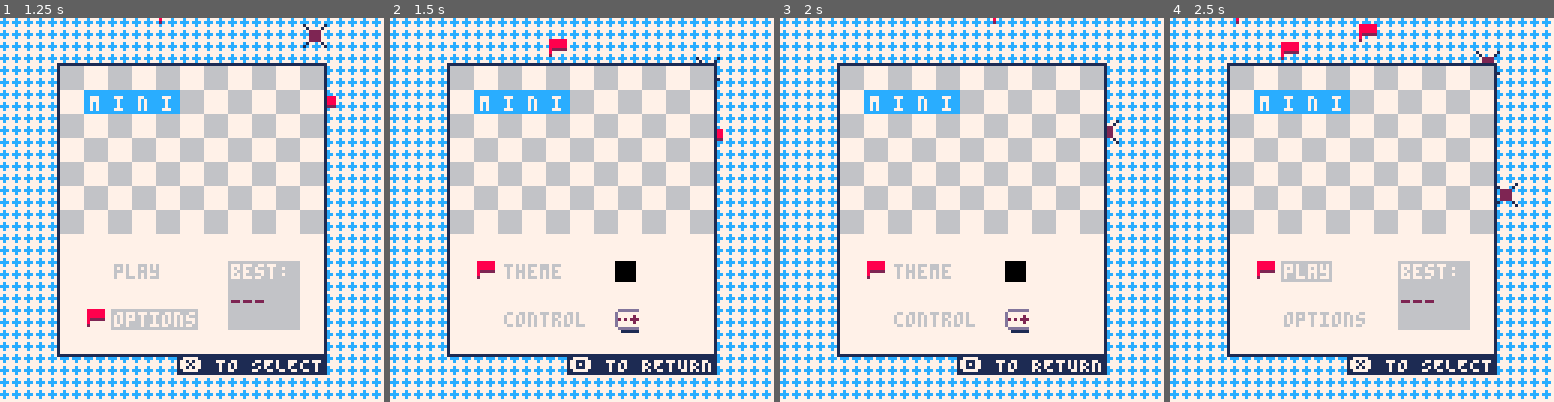
Above: before the commit, frames 1-4 (left to right).
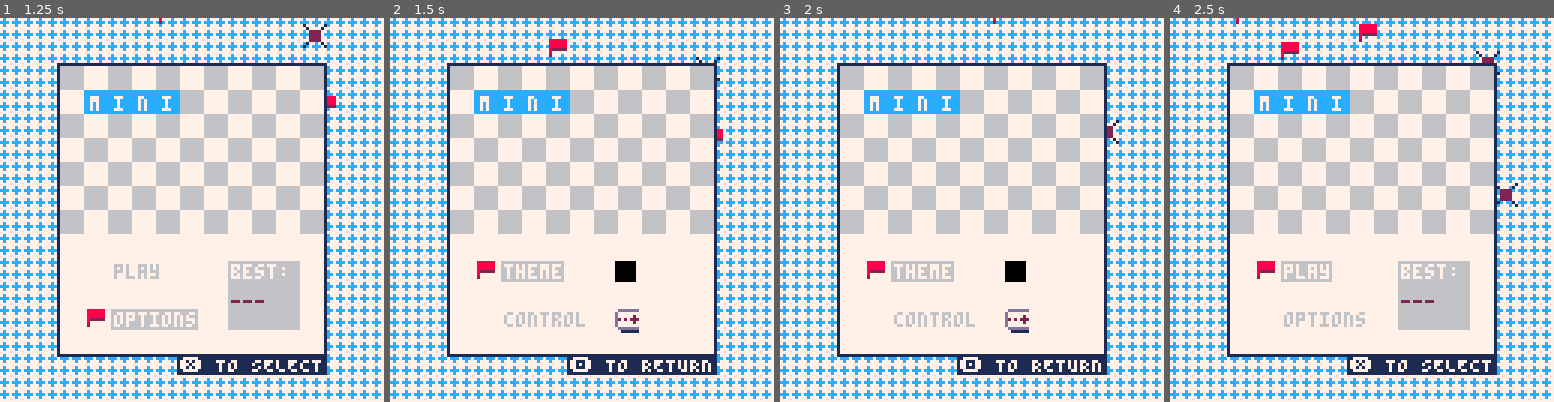
Above: after the commit, the same moments.

Repository: wsasaki01/mini-mines
Game: PICO-8 cartridge mini-mines.p8
The game is run twice, just before and just after one commit, with the same random seed, the same clock (stepped at 60 frames per second) and the same inputs.
Inputs (mouse positions are in pixels of both pictures, inside the frame that each line leads up to):
- Up to frame 1 (1.25 s): tap O (Z key) at 0.33, 1.07 s; click (241, 121) at 0.67 s; tap Down at 0.7 s; click (307, 267) at 1.22 s
- Up to frame 2 (1.5 s): tap X (X key) at 1.43 s
- Up to frame 3 (2 s): click (849, 114) at 1.77 s; hold Up from 1.97 s (still down)
- Up to frame 4 (2.5 s): keep holding Up; tap X (X key) at 2.07 s; tap O (Z key) at 2.22 s; click (1300, 259) at 2.32 s

Frame 1 is identical in both runs. In frame 2, 0.9% of the frame differs, in the area x 28-46%, y 63-69%; in frame 3, 0.9%; in frame 4, nothing differs.

Commit message:
Add selector shadow to options

Diff:
--- a/main.lua
+++ b/main.lua
@@ -42,7 +42,14 @@
     pb = false
 
     -- current colour theme
-    theme = 12
+    theme_select = 1
+
+    -- list of themes
+    -- {main, accent}
+    themes = {
+        -- blue (white)
+        {12, 7},
+    }
 end
 
 function initialise()
@@ -343,12 +350,15 @@
                 menu_y -= 16
             end
 
-            -- if selected option
+            -- x to select option
             if btnp(5) then
-
+                if menu_y == 80 then
+                end
+            -- o to return to menu
             elseif btnp(4) then
                 option = false
                 menu = true
+                -- place cursor on "options"
                 menu_y = 96
             end
 
@@ -502,10 +512,24 @@
         -- draw main frame and background
         draw_title_menu("🅾️ TO RETURN")
 
-        print("theme", 38, 82, 6)
+        -- set a background for whichever option is currently selected
+        if menu_y == 80 then
+            rectfill(37, 81, 57, 87, 6)
+
+            print("theme", 38, 82, 7)
+            print("control", 38, 98, 6)
+        elseif menu_y == 96 then
+            rectfill(37, 97, 65, 103, 6)
+
+            print("theme", 38, 82, 6)
+            print("control", 38, 98, 7)
+        else
+            print("theme", 38, 82, 6)
+            print("control", 38, 98, 6)
+        end
+
         rectfill(75, 81, 81, 87, 0)
 
-        print("control", 38, 98, 6)
         if controller then spr(34, 75, 97) else spr(33, 75, 97) end
 
         -- set a background for whichever option is currently selected
@@ -560,7 +584,7 @@
     for c1=1, #digs do
         for c2=1, #digs[c1] do
             if digs[c1][c2] then
-                rectfill(c1*8-8, c2*8, c1*8-1, c2*8+7, theme)
+                rectfill(c1*8-8, c2*8, c1*8-1, c2*8+7, themes[theme_select][1])
 
                 if type(grid[c1][c2]) == "number" and grid[c1][c2] >= 1 then
                     print(grid[c1][c2], c1*8-5, c2*8+2, 7)
@@ -642,7 +666,7 @@
     -- create background
     -- set back to normal fill
     fillp(◆)
-    rectfill(0, 0, 128, 128, theme)
+    rectfill(0, 0, 128, 128, themes[theme_select][1])
     fillp(█)
 
     -- if there are fewer than 15 icons in the background, spawn a new one
@@ -718,7 +742,7 @@
     end
 
     -- draw "mini" background and letters
-    rectfill(28, 24, 59, 31, theme)
+    rectfill(28, 24, 59, 31, themes[theme_select][1])
     print("m", 30, 26, 7)
     print("i", 38, 26)
     print("n", 46, 26)
